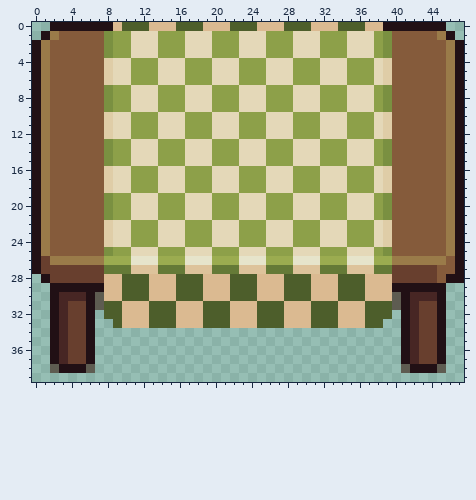
A pixel-art sprite gets an edit: images/mesa.png. The picture above was drawn from the file before the commit.
The file is 48x40 pixels. Colours within 5 levels of each other are drawn and written as one.
Now the later version:
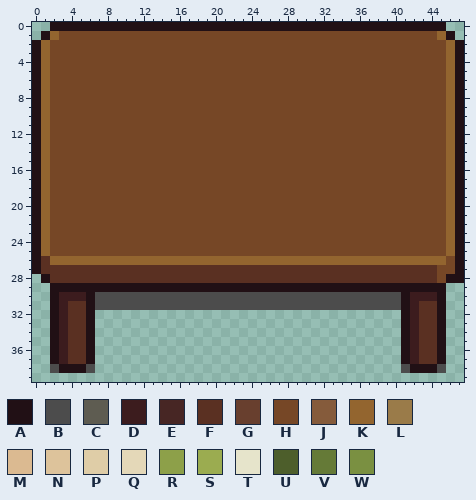
Palette (. is transparent): A #211015  B #4c4c4c  C #5e5c51  D #3c1c1e  E #472624  F #5a3022  G #683f2e  H #764726  J #855b3b  K #93652f  L #9a7b49  M #dbba91  N #ddc39b  P #dfcda7  Q #e4d8b8  R #8da049  S #9bac50  T #e6e4cb  U #4d5e2b  V #657a37  W #7a9041
What changed:
Changed rows in their new state; - is an unchanged pixel.
first column x 1:
 0 --------AAAAAAAAAAAAAAAAAAAAAAAAAAAAAA--------
 1 -KHHHHHHHHHHHHHHHHHHHHHHHHHHHHHHHHHHHHHHHHHHK-
 2 KHHHHHHHHHHHHHHHHHHHHHHHHHHHHHHHHHHHHHHHHHHHHK
 3 KHHHHHHHHHHHHHHHHHHHHHHHHHHHHHHHHHHHHHHHHHHHHK
 4 KHHHHHHHHHHHHHHHHHHHHHHHHHHHHHHHHHHHHHHHHHHHHK
 5 KHHHHHHHHHHHHHHHHHHHHHHHHHHHHHHHHHHHHHHHHHHHHK
 6 KHHHHHHHHHHHHHHHHHHHHHHHHHHHHHHHHHHHHHHHHHHHHK
 7 KHHHHHHHHHHHHHHHHHHHHHHHHHHHHHHHHHHHHHHHHHHHHK
 8 KHHHHHHHHHHHHHHHHHHHHHHHHHHHHHHHHHHHHHHHHHHHHK
 9 KHHHHHHHHHHHHHHHHHHHHHHHHHHHHHHHHHHHHHHHHHHHHK
10 KHHHHHHHHHHHHHHHHHHHHHHHHHHHHHHHHHHHHHHHHHHHHK
11 KHHHHHHHHHHHHHHHHHHHHHHHHHHHHHHHHHHHHHHHHHHHHK
12 KHHHHHHHHHHHHHHHHHHHHHHHHHHHHHHHHHHHHHHHHHHHHK
13 KHHHHHHHHHHHHHHHHHHHHHHHHHHHHHHHHHHHHHHHHHHHHK
14 KHHHHHHHHHHHHHHHHHHHHHHHHHHHHHHHHHHHHHHHHHHHHK
15 KHHHHHHHHHHHHHHHHHHHHHHHHHHHHHHHHHHHHHHHHHHHHK
16 KHHHHHHHHHHHHHHHHHHHHHHHHHHHHHHHHHHHHHHHHHHHHK
17 KHHHHHHHHHHHHHHHHHHHHHHHHHHHHHHHHHHHHHHHHHHHHK
18 KHHHHHHHHHHHHHHHHHHHHHHHHHHHHHHHHHHHHHHHHHHHHK
19 KHHHHHHHHHHHHHHHHHHHHHHHHHHHHHHHHHHHHHHHHHHHHK
20 KHHHHHHHHHHHHHHHHHHHHHHHHHHHHHHHHHHHHHHHHHHHHK
21 KHHHHHHHHHHHHHHHHHHHHHHHHHHHHHHHHHHHHHHHHHHHHK
22 KHHHHHHHHHHHHHHHHHHHHHHHHHHHHHHHHHHHHHHHHHHHHK
23 KHHHHHHHHHHHHHHHHHHHHHHHHHHHHHHHHHHHHHHHHHHHHK
24 KHHHHHHHHHHHHHHHHHHHHHHHHHHHHHHHHHHHHHHHHHHHHK
25 KHHHHHHHHHHHHHHHHHHHHHHHHHHHHHHHHHHHHHHHHHHHHK
26 FKKKKKKKKKKKKKKKKKKKKKKKKKKKKKKKKKKKKKKKKKKKKH
27 FFFFFFFFFFFFFFFFFFFFFFFFFFFFFFFFFFFFFFFFFFFFHH
28 -FFFFFFFFFFFFFFFFFFFFFFFFFFFFFFFFFFFFFFFFFFFH-
29 -------AAAAAAAAAAAAAAAAAAAAAAAAAAAAAAAA-------
30 --DDD-BBBBBBBBBBBBBBBBBBBBBBBBBBBBBBBBBB-DDD--
31 --DFF-BBBBBBBBBBBBBBBBBBBBBBBBBBBBBBBBBB-DFF--
32 --DFF--................................--DFF--
33 --DFF---..............................---DFF--
34 --DFF------------------------------------DFF--
35 --DFF------------------------------------DFF--
36 --DFF------------------------------------DFF--
37 --DFF------------------------------------DFF--
38 -B---B----------------------------------B---B-
Boxes around the changes in both pictures, in picture pixels (x1, y1, x2, y2):
changed: (41, 22, 455, 373)
